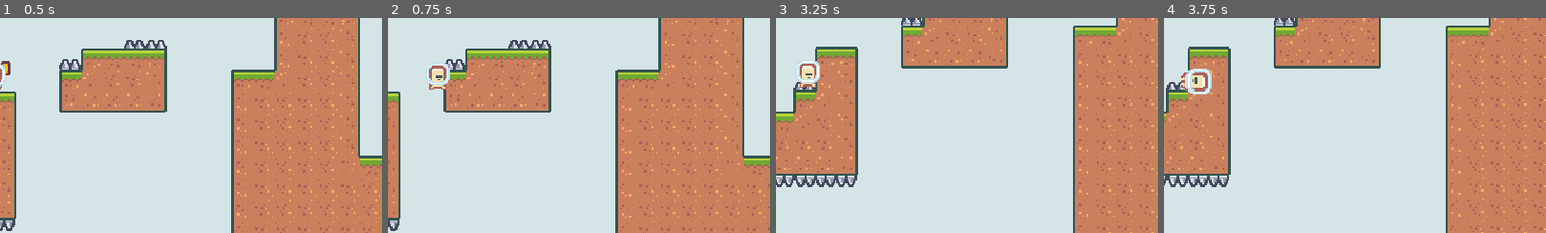
Above: before the commit, frames 1-4 (left to right).
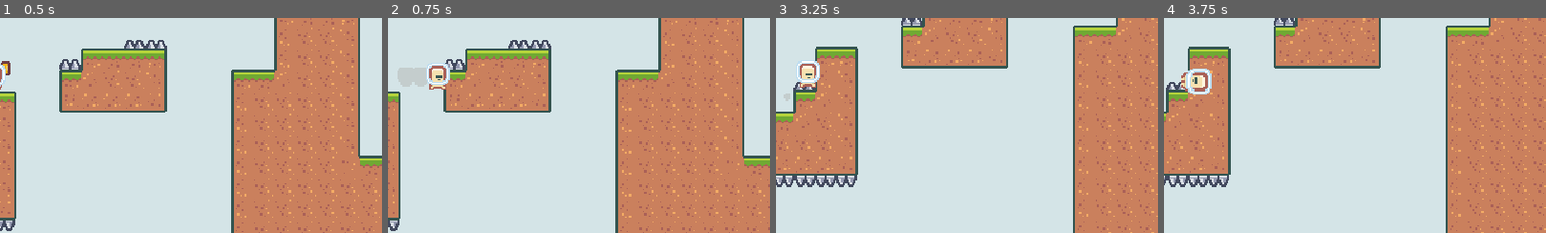
Above: after the commit, the same moments.

Repository: oucar/slimy-platformer
Game: Godot game, scene res://scenes/main.tscn
Two runs of this game, one before a commit and one after it. Both use one fixed random seed, a clock stepped at 60 frames per second and the inputs below.
Inputs:
- Up to frame 1 (0.5 s): no input
- Up to frame 2 (0.75 s): hold D (move_right) from 0.53 s (still down); tap Shift (dash) at 0.6 s
- Up to frame 3 (3.25 s): tap W (jump) at 0.77, 1.52, 3.02 s; tap Shift (dash) at 1.35, 2.1, 2.85 s; release D (move_right) at 2.03 s; hold A (move_left) 2.03-2.78 s; hold D (move_right) from 2.78 s (still down)
- Up to frame 4 (3.75 s): keep holding D (move_right); tap Shift (dash) at 3.6 s
The pictures show only the part of the screen within x 48-98%, y 33-83%; the shares and areas given below are measured in that part.

Frame 1 is identical in both runs. In frame 2, 0.6% of the frame differs, in the area x 2-11%, y 23-32%; in frame 3, less than 0.1%; in frame 4, nothing differs.

Commit message:
dash particles

Diff:
--- a/scenes/Player.gd
+++ b/scenes/Player.gd
@@ -53,6 +53,9 @@
 # movement -process- functions for normal movement (running) and dash (dashing)
 func _process_normal(delta):
 	if(isStateNew):
+		# dash particles
+		get_node("DashParticles").emitting = false
+
 		get_node("DashArea/CollisionShape2D").disabled = true
 		get_node("HazardArea").collision_mask = defaultHazardMask
 	var moveVector = get_movement_vector()
@@ -106,8 +109,11 @@
 # dash movement
 func _process_dash(delta):
 	if(isStateNew == true):
+		# dash particles
+		get_node("DashParticles").emitting = true
 		# shake the camera
 		get_tree().get_root().get_node("Helpers").apply_camera_shake(1)
+
 		get_node("DashArea/CollisionShape2D").disabled = false
 		get_node("HazardArea").collision_mask = dashHazardMask
 		get_node("AnimatedSprite").play("jump")
--- a/scenes/Player.tscn
+++ b/scenes/Player.tscn
@@ -1,9 +1,40 @@
-[gd_scene load_steps=10 format=2]
+[gd_scene load_steps=15 format=2]
 
 [ext_resource path="res://scenes/Player.gd" type="Script" id=1]
 [ext_resource path="res://scenes/BloodSplatter.tscn" type="PackedScene" id=2]
 [ext_resource path="res://assets/player/character_0010.png" type="Texture" id=3]
 [ext_resource path="res://assets/player/character_0009.png" type="Texture" id=4]
+
+[sub_resource type="Shader" id=8]
+code = "// C++
+shader_type canvas_item;
+uniform vec4 baseColor : hint_color;
+
+// FOLLOW THE TUTORIAL!
+void fragment(){
+	vec4 textColor = texture(TEXTURE, UV);
+	COLOR.rgba = vec4(baseColor.r, baseColor.g, baseColor.b,  textColor.a);
+	// COLOR.rgb = vec3(0.0, 0.0, 0.0);
+}"
+
+[sub_resource type="ShaderMaterial" id=9]
+shader = SubResource( 8 )
+shader_param/baseColor = Color( 0.772549, 0.807843, 0.807843, 1 )
+
+[sub_resource type="Curve" id=10]
+_data = [ Vector2( 0, 1 ), 0.0, -0.628958, 0, 0, Vector2( 0.213483, 0.991885 ), 0.0, 0.0, 0, 0, Vector2( 1, 0 ), -1.26111, 0.0, 1, 0 ]
+
+[sub_resource type="CurveTexture" id=11]
+curve = SubResource( 10 )
+
+[sub_resource type="ParticlesMaterial" id=7]
+lifetime_randomness = 0.7
+flag_disable_z = true
+gravity = Vector3( 0, 0, 0 )
+orbit_velocity = 0.0
+orbit_velocity_random = 0.0
+scale = 0.7
+scale_curve = SubResource( 11 )
 
 [sub_resource type="SpriteFrames" id=2]
 animations = [ {
@@ -12,15 +43,15 @@
 "name": "idle",
 "speed": 5.0
 }, {
+"frames": [ ExtResource( 4 ), ExtResource( 3 ) ],
+"loop": true,
+"name": "run",
+"speed": 10.0
+}, {
 "frames": [ ExtResource( 3 ) ],
 "loop": true,
 "name": "jump",
 "speed": 5.0
-}, {
-"frames": [ ExtResource( 4 ), ExtResource( 3 ) ],
-"loop": true,
-"name": "run",
-"speed": 10.0
 } ]
 
 [sub_resource type="RectangleShape2D" id=6]
@@ -40,6 +71,16 @@
 collision_layer = 0
 script = ExtResource( 1 )
 dashHazardMask = 524288
+
+[node name="DashParticles" type="Particles2D" parent="."]
+show_behind_parent = true
+material = SubResource( 9 )
+position = Vector2( 0, -12 )
+emitting = false
+amount = 20
+local_coords = false
+process_material = SubResource( 7 )
+texture = ExtResource( 4 )
 
 [node name="AnimatedSprite" type="AnimatedSprite" parent="."]
 position = Vector2( 0, -12 )
@@ -66,6 +107,7 @@
 shape = SubResource( 3 )
 
 [node name="HazardArea" type="Area2D" parent="."]
+visible = false
 collision_layer = 1048576
 collision_mask = 1048576
 
Not shown, changed: kenney_pixelplatformer/.DS_Store
